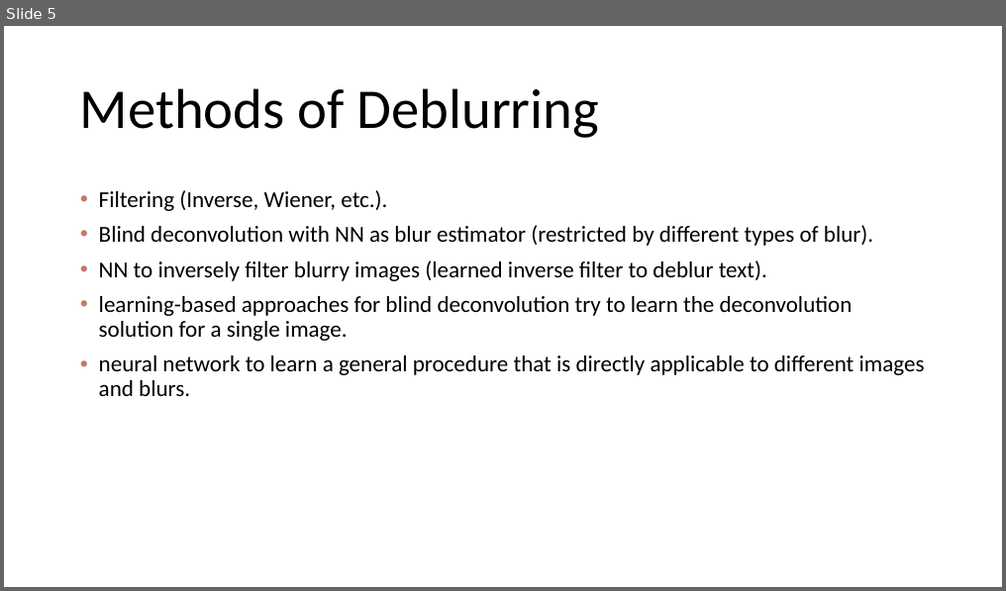
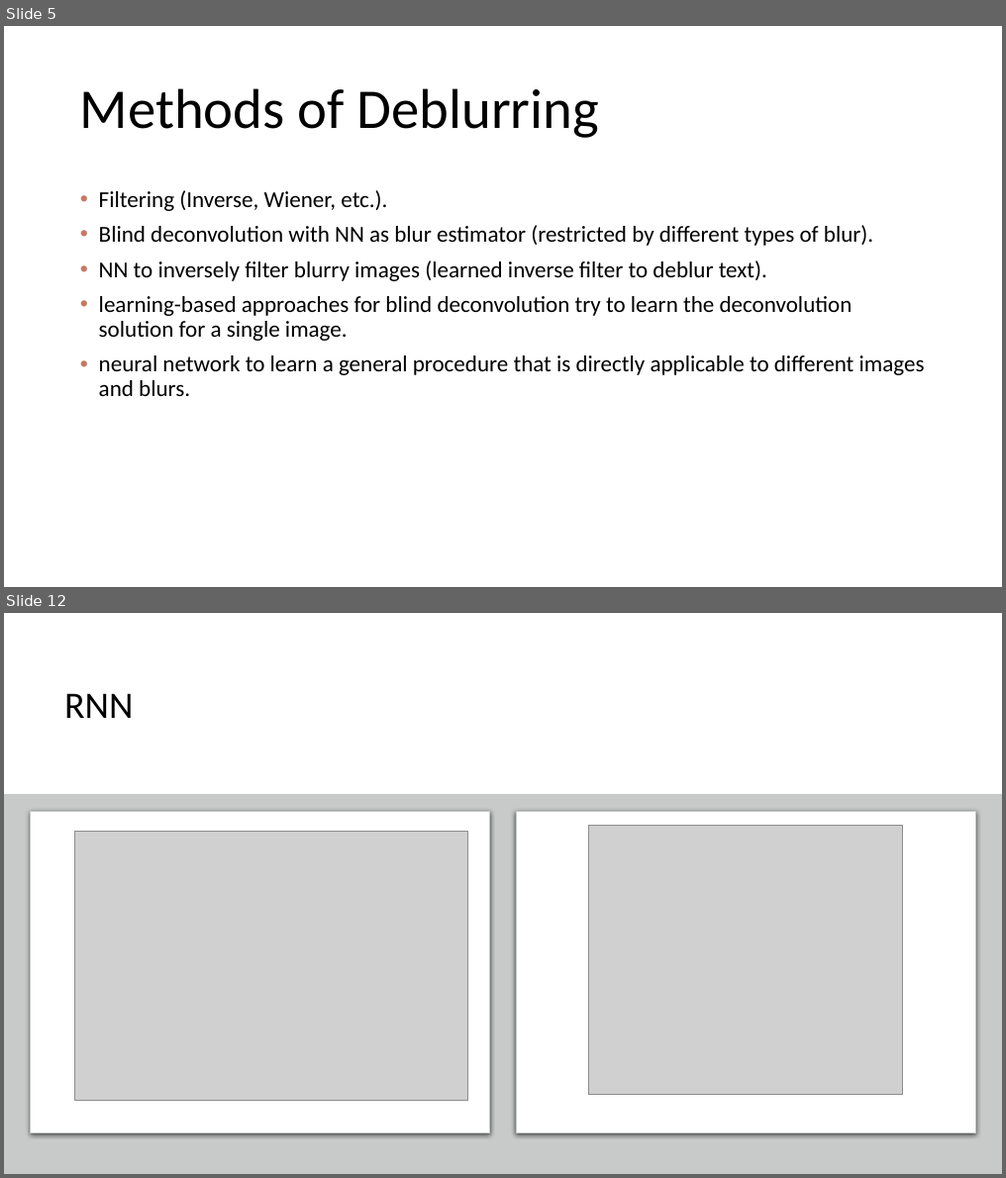
Before and after one commit to Tomlevron/Digital-image-processing, a slide deck: Slideshow/Scale-recurrent network for deblurring.pptx. Shown one above the other, each under a label of ours: slide 5 before the commit, slides 5 and 12 after it; the slides between them are not shown. The pictures are 1006x591 and 1006x1178 pixels, drawn with LibreOffice and Linux fonts; fonts in the diff are those of the drawing; grey boxes stand for pictures. Boxes give left, top, right and bottom in pixels: in the first picture for what was removed or moved away, otherwise in the second. Text is boxed around its words. In the diff, an @@ line names an element or a change of style, - is before the commit and + after.

```diff
--- a/Slideshow/Scale-recurrent network for deblurring.pptx
+++ b/Slideshow/Scale-recurrent network for deblurring.pptx
@@ slide 12 added at bbox=[4, 613, 1002, 1174], background #FFFFFF @@
@@ title added at bbox=[64, 693, 133, 718], 36 pt, text #000000 @@
+RNN
@@ rectangle added at bbox=[4, 794, 1002, 1174], fill #C8CACA @@
@@ rounded rectangle added at bbox=[30, 811, 490, 1134], fill #FFFFFF, outline #C8CACA 0.75 pt @@
@@ rounded rectangle added at bbox=[516, 811, 976, 1134], fill #FFFFFF, outline #C8CACA 0.75 pt @@
@@ picture added at bbox=[74, 831, 468, 1100] @@
@@ picture added at bbox=[589, 826, 903, 1095] @@
```
Also in this commit, not shown: 3 slides changed, 16 other slides added.
